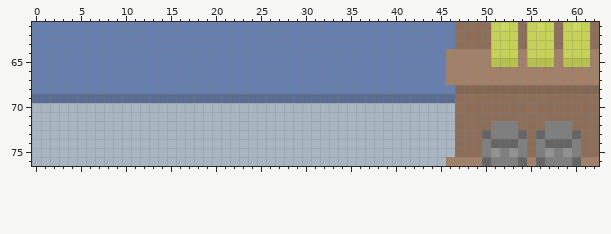
Two versions of one pixel-art file, Assets/art/hamilton/Supermarket/Supermarket.aseprite. The first picture shows the starting point.
304x112 pixels, 1 frame. Colours within 5 levels of each other are drawn and written as one. Shown: x 0..62, y 61..76. The commit also changed other parts of the picture, which this record leaves out.
And afterwards:
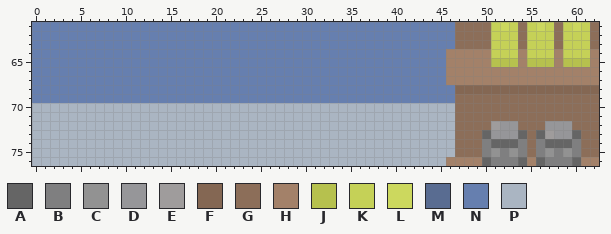
Palette (. is transparent): A #656565  B #7f7f80  C #929292  D #969699  E #9f9c9c  F #846753  G #8c6e59  H #a38169  J #b6c14e  K #c5d157  L #ccd85e  M #596c91  N #667faf  P #aab5c2
The edit:
layer "backawl" removed
Layers "props", "FLO":
y 69: x 0..46 MMMMMMMMMMMMMMMMMMMMMMMMMMMMMMMMMMMMMMMMMMMMMMM -> NNNNNNNNNNNNNNNNNNNNNNNNNNNNNNNNNNNNNNNNNNNNNNN
y 72: x 51..53 BBB -> EDD; x 57..59 BBB -> DDD
y 73: x 51..53 BBB -> DDD; x 57..59 BBB -> EDD
Pixel boxes of the changes (left, top, right, bottom) in both pictures:
changed: (32, 94, 455, 103)
changed: (491, 121, 518, 139)
changed: (545, 121, 572, 139)
